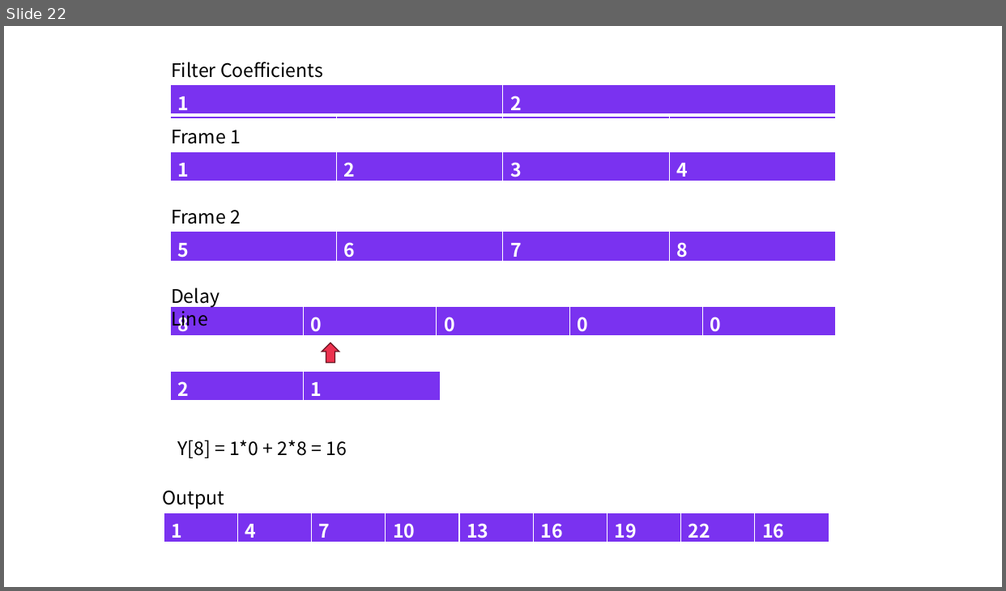
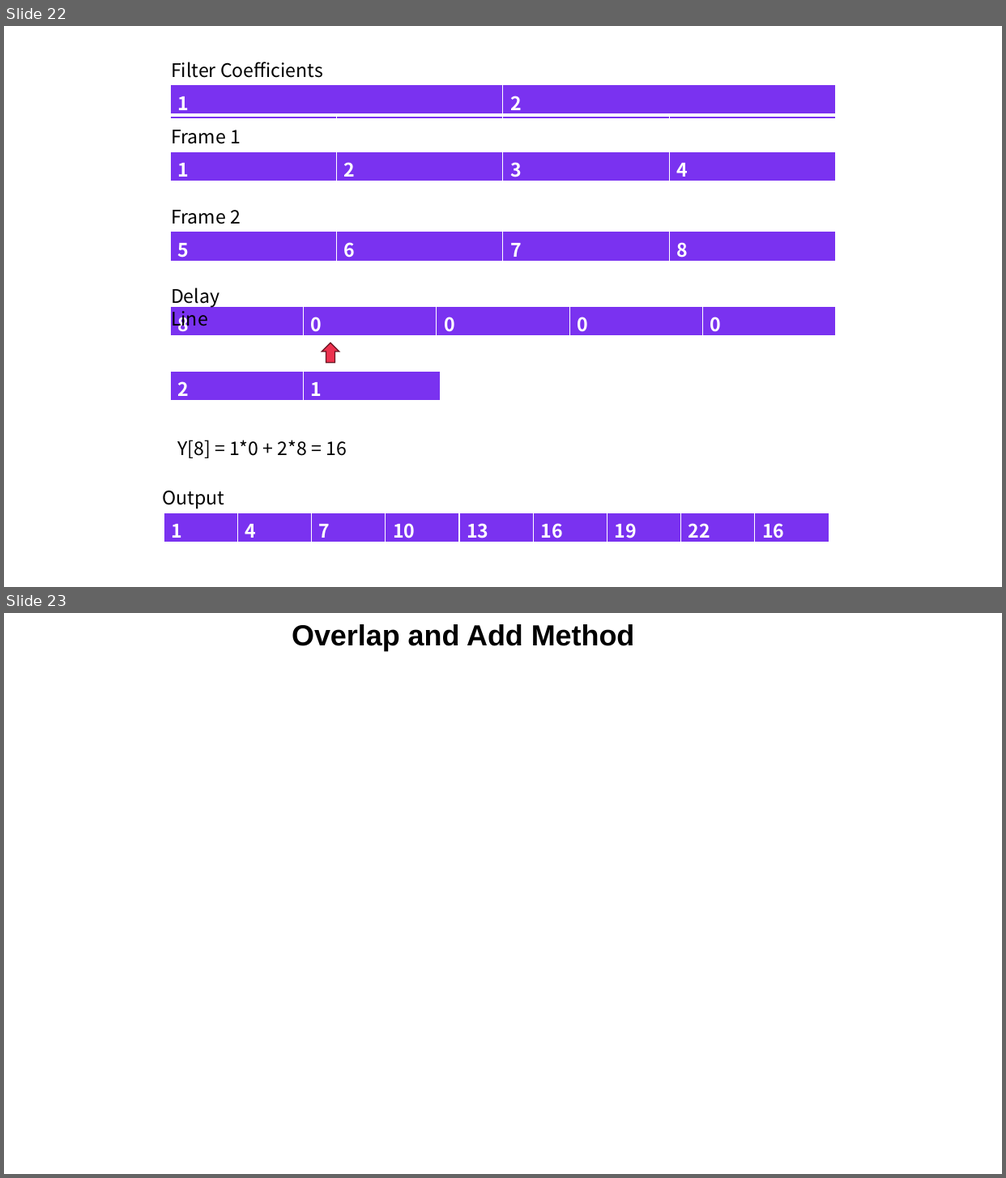
Before and after one commit to chbsaikiran/CBIT-DSP-SEMINAR-RELATED, a slide deck: Slides/From Theory to Code_ Fixed-Point FIR Filter Design and Speech Quality Evaluation.pptx. Shown one above the other, each under a label of ours: slide 22 before the commit, slides 22 and 23 after it. The pictures are 1006x591 and 1006x1178 pixels, drawn with LibreOffice and Linux fonts; fonts in the diff are those of the drawing; background and template pictures are left out. Boxes give left, top, right and bottom in pixels: in the first picture for what was removed or moved away, otherwise in the second. Text is boxed around its words. In the diff, an @@ line names an element or a change of style, - is before the commit and + after.

```diff
--- a/Slides/From Theory to Code_ Fixed-Point FIR Filter Design and Speech Quality Evaluation.pptx
+++ b/Slides/From Theory to Code_ Fixed-Point FIR Filter Design and Speech Quality Evaluation.pptx
@@ slide 23 added at bbox=[4, 613, 1002, 1174], background picture (left out) @@
@@ text added at bbox=[292, 624, 635, 651], 28 pt, text #000000, bold @@
+Overlap and Add Method
```
Also in this commit, not shown: 3 slides changed, 1 slide removed.
